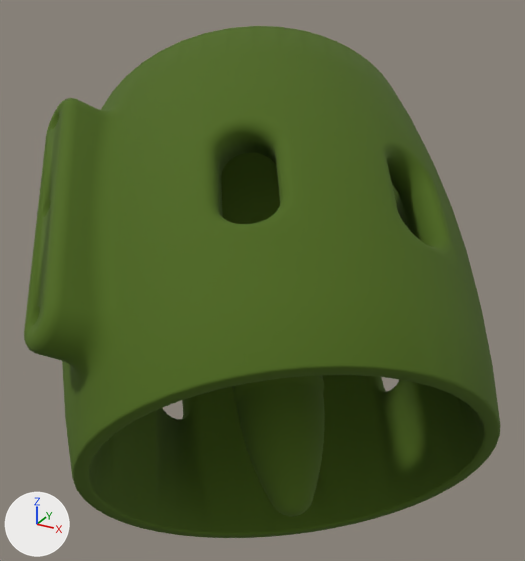
Renders of the COLLADA model robots/uuv_d/urdf/mesh/proto_type/meshes/t7.dae from each side of a commit.
Before and after are seen from a 50 mm lens placed at (0.0488, -0.0947, 0.0677), pointed at (-0.0117, 0.0154, 0.0127). Arrows for +X, +Y and +Z are at lower left; the lights stay in place. The older version comes first.

Names of what the first picture shows: 'node0'.
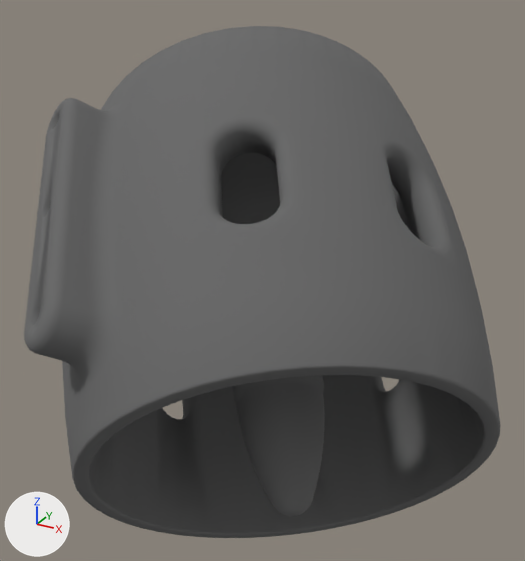
Boxes (x1, y1, x2, y2) around the edits, measured in the pictures (525 x 561 px):
'node0', recoloured (lighter)
    both: (24, 26, 500, 538)

Edits to the bpy script that builds the scene:
```text
Change mat_defaultmaterial:
    remove n3 = _N.new('ShaderNodeMix'); n3.name = 'Mix'
    remove n3.data_type = 'RGBA'
    remove n3.blend_type = 'MULTIPLY'
    remove n3.inputs[0].default_value = 1.0  # 'Factor'
    remove n3.inputs[7].default_value = (0.523, 1.0, 0.0331, 1.0)  # 'B', green #bfff33
    where n2 = _N.new('ShaderNodeVertexColor'); n2.name = 'Color Attribute'
    where n0 = _N.new('ShaderNodeBsdfPrincipled'); n0.name = 'Principled BSDF'
    remove _L.new(n2.outputs[0], n3.inputs[6])  # 'Color' to 'A'
    remove _L.new(n3.outputs[2], n0.inputs[0])  # 'Result' to 'Base Color'
    add _L.new(n2.outputs[0], n0.inputs[0])  # 'Color' to 'Base Color'
```
